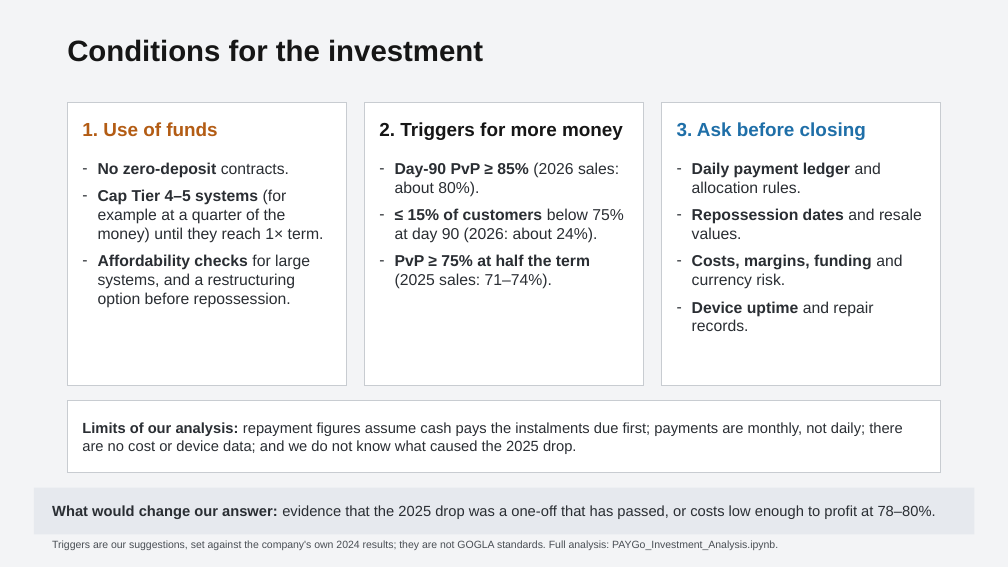
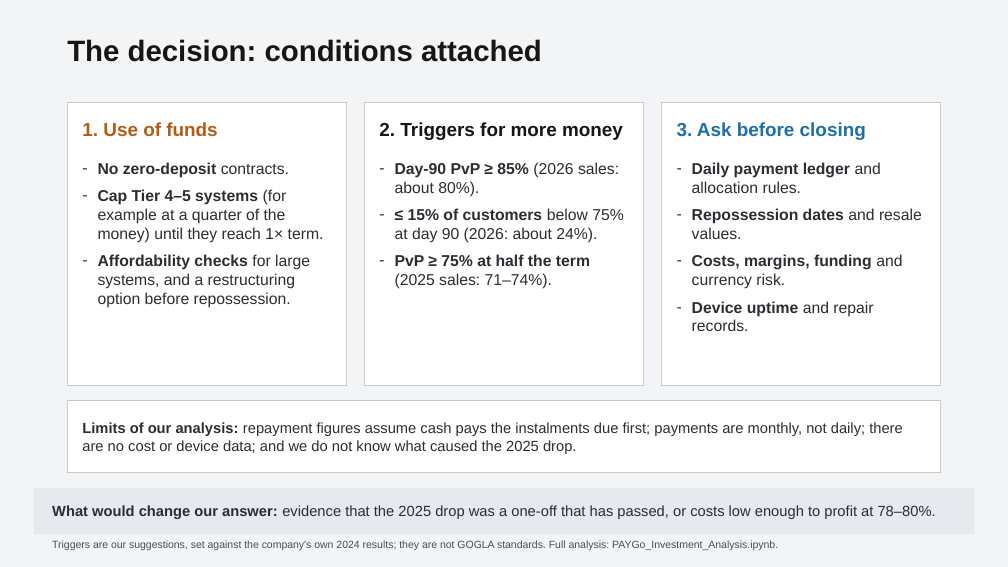
Before and after one commit to chilalaabubakar/EDA, a slide deck: slide 10 of case_study_5_paygo/Case_5_-_Decision_Briefing.pptx. Drawn at 1008x567 pixels with LibreOffice and Linux fonts; fonts in the diff are those of the drawing. Boxes give left, top, right and bottom in pixels: in the first picture for what was removed or moved away, otherwise in the second. Text is boxed around its words. In the diff, an @@ line names an element or a change of style, - is before the commit and + after.

```diff
--- a/case_study_5_paygo/Case_5_-_Decision_Briefing.pptx
+++ b/case_study_5_paygo/Case_5_-_Decision_Briefing.pptx
@@ text at (x1=67, y1=39, x2=542, y2=62): text changed @@
-Conditions for the investment
+The decision: conditions attached
```
Also in this commit, not shown: 2 other slides changed.
